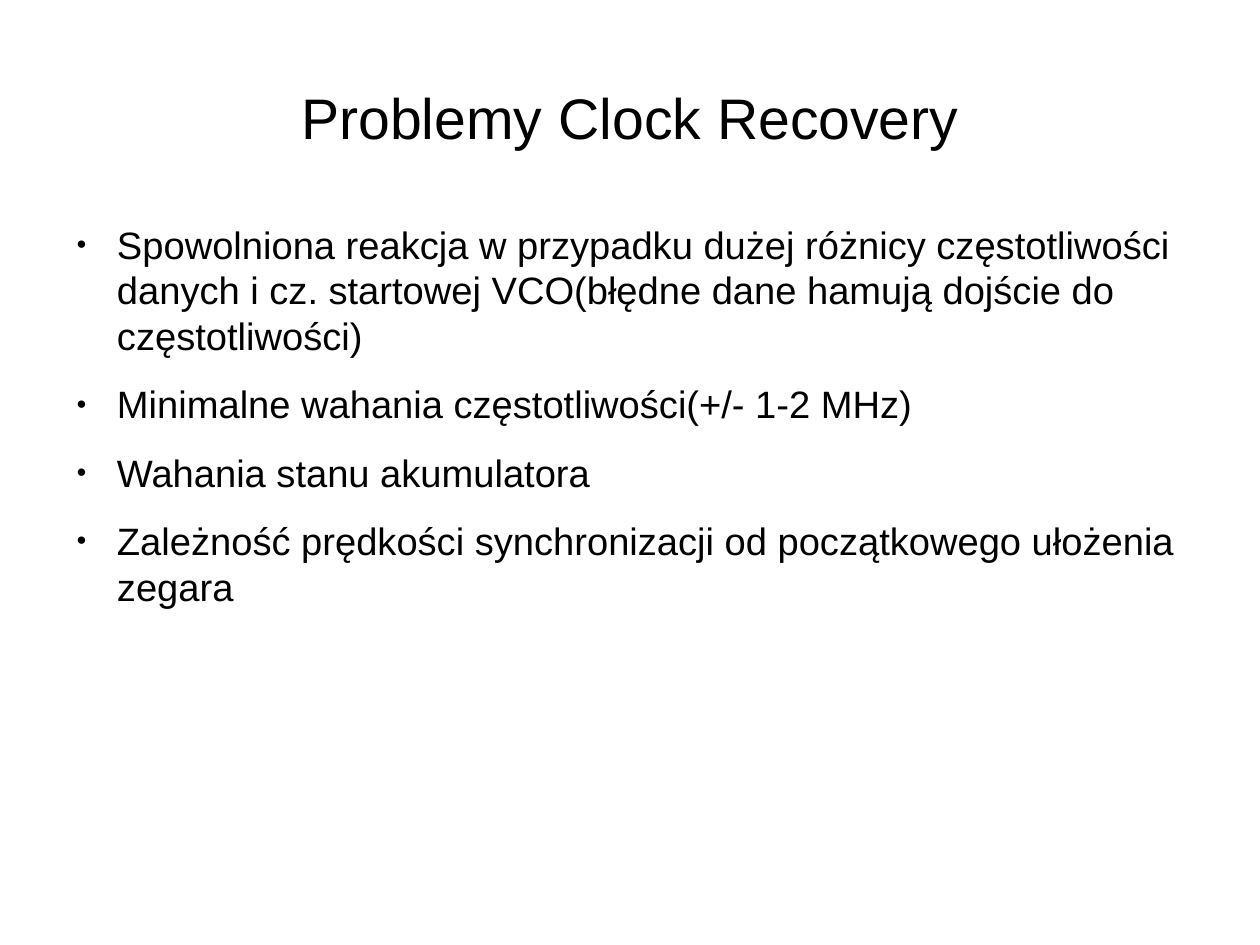
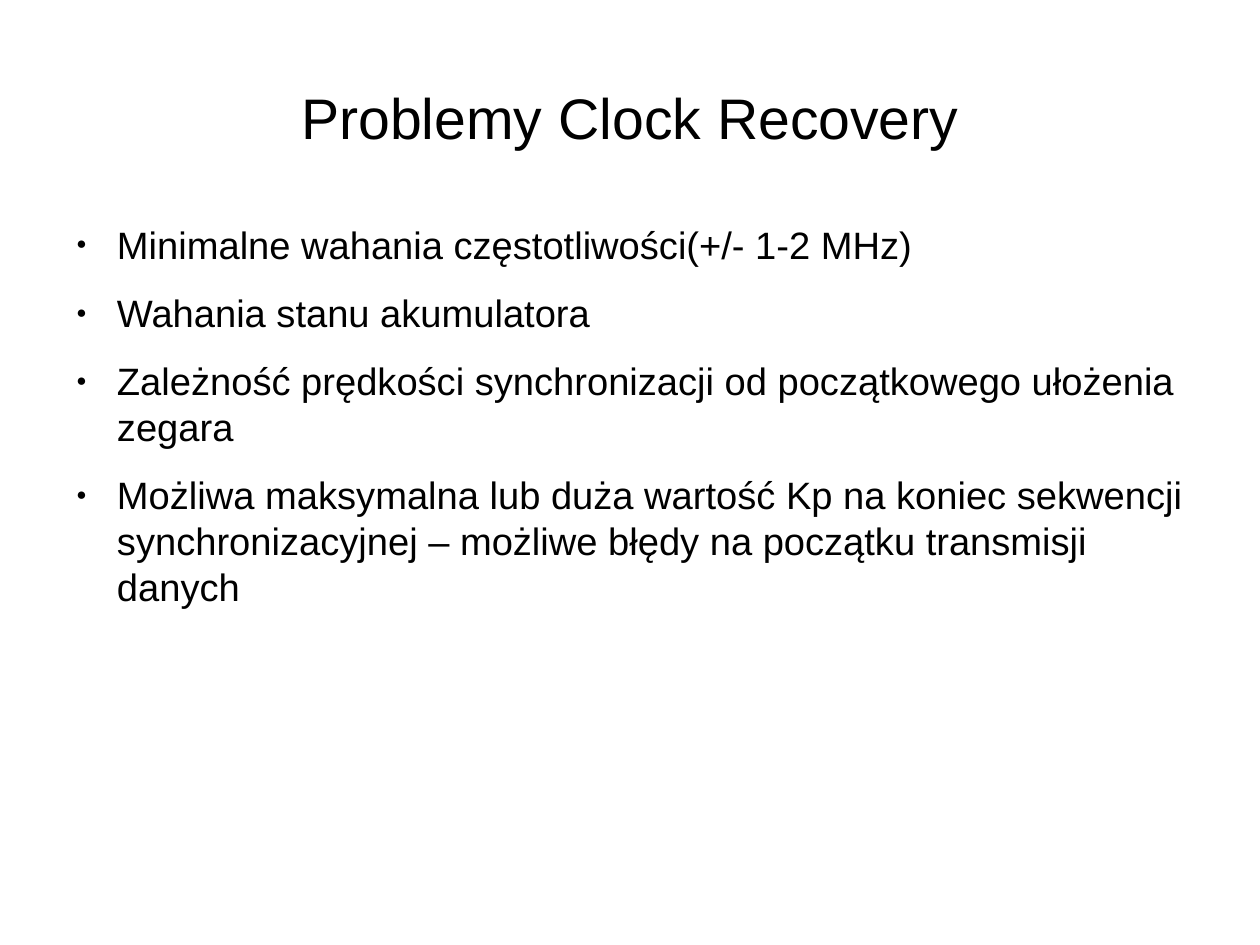
Before and after one commit to joannabp/ProjektSynopsys, a slide deck: slide 21 of Untitled 1.odp. Drawn at 1260x945 pixels with LibreOffice and Linux fonts; fonts in the diff are those of the drawing. Boxes give left, top, right and bottom in pixels: in the first picture for what was removed or moved away, otherwise in the second. Text is boxed around its words. In the diff, an @@ line names an element or a change of style, - is before the commit and + after.

```diff
--- a/Untitled 1.odp
+++ b/Untitled 1.odp
@@ text at <box>117,231,1169,358</box>: paragraph removed @@
-● Spowolniona reakcja w przypadku dużej różnicy częstotliwości danych i cz. startowej VCO(błędne dane hamują dojście do częstotliwości)
@@ text at <box>117,481,1182,609</box>: paragraph added @@
+● Możliwa maksymalna lub duża wartość Kp na koniec sekwencji synchronizacyjnej – możliwe błędy na początku transmisji danych
```
Also in this commit, not shown: 11 other slides changed, 2 slides added, 1 slide removed, 1 other file.
